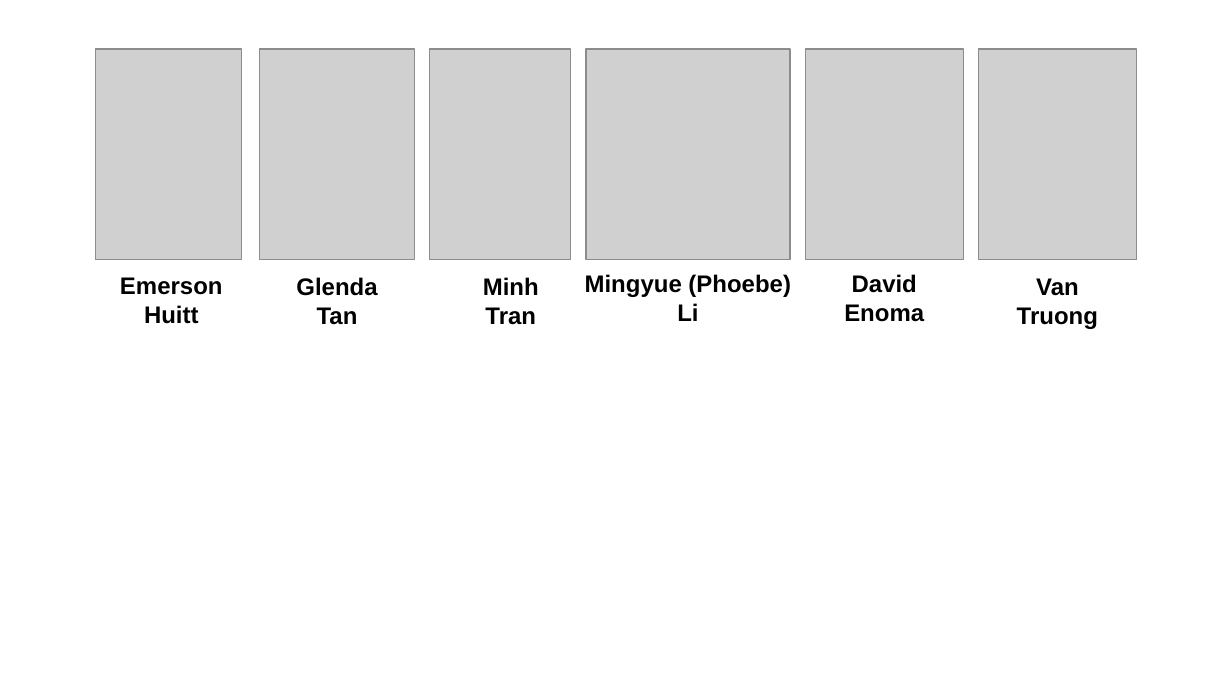
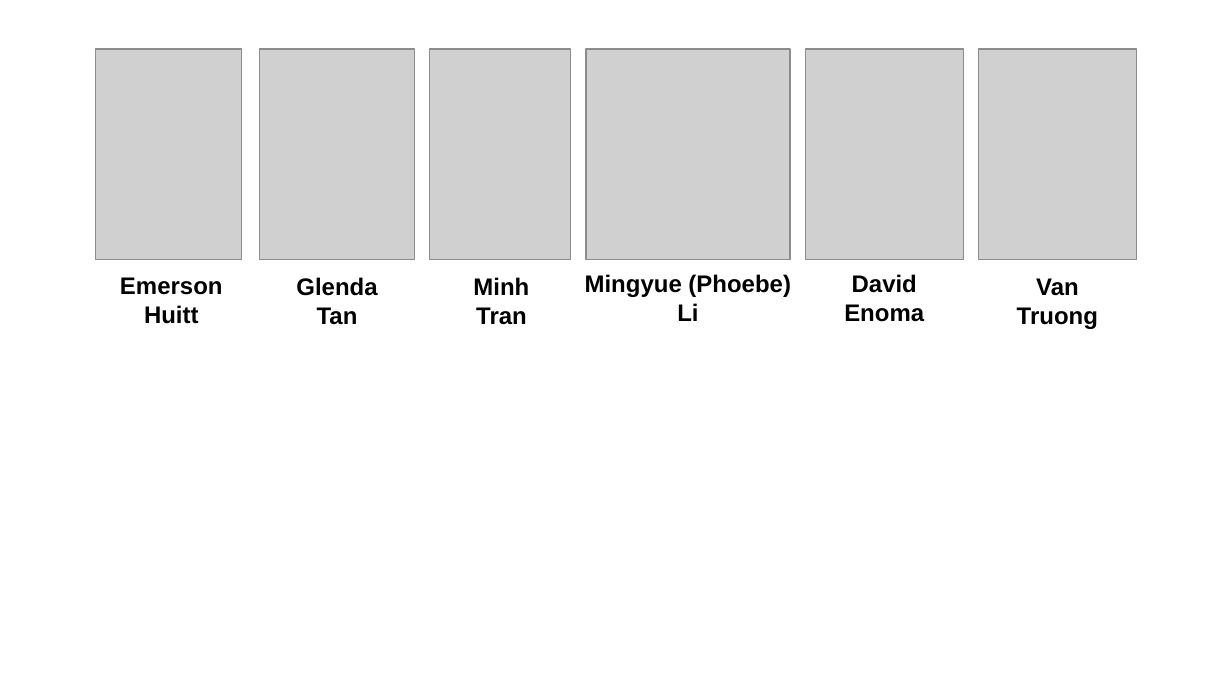
Before and after one commit to collaborativebioinformatics/graphbasedtuning, a slide deck: slide 1 of content/2023-10-21-carnegie-mellon-team-slide.pptx. Drawn at 1232x693 pixels with LibreOffice and Linux fonts; fonts in the diff are those of the drawing; grey boxes stand for pictures. Boxes give left, top, right and bottom in pixels: in the first picture for what was removed or moved away, otherwise in the second. Text is boxed around its words. In the diff, an @@ line names an element or a change of style, - is before the commit and + after.

```diff
--- a/content/2023-10-21-carnegie-mellon-team-slide.pptx
+++ b/content/2023-10-21-carnegie-mellon-team-slide.pptx
@@ text "Minh": place and size @@
-text "Minh" at [483, 277, 539, 325]
+text "Minh" at [473, 277, 529, 325]
```
Also in this commit, not shown: 2 other files.
